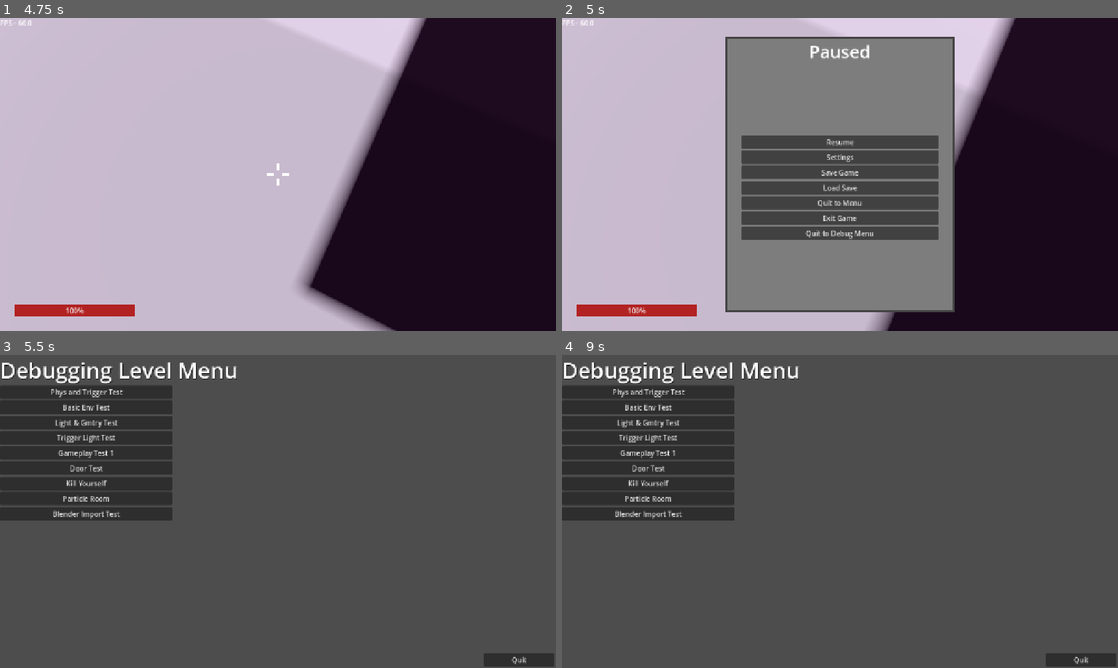
Above: before the commit, frames 1-4 (two rows, left to right).
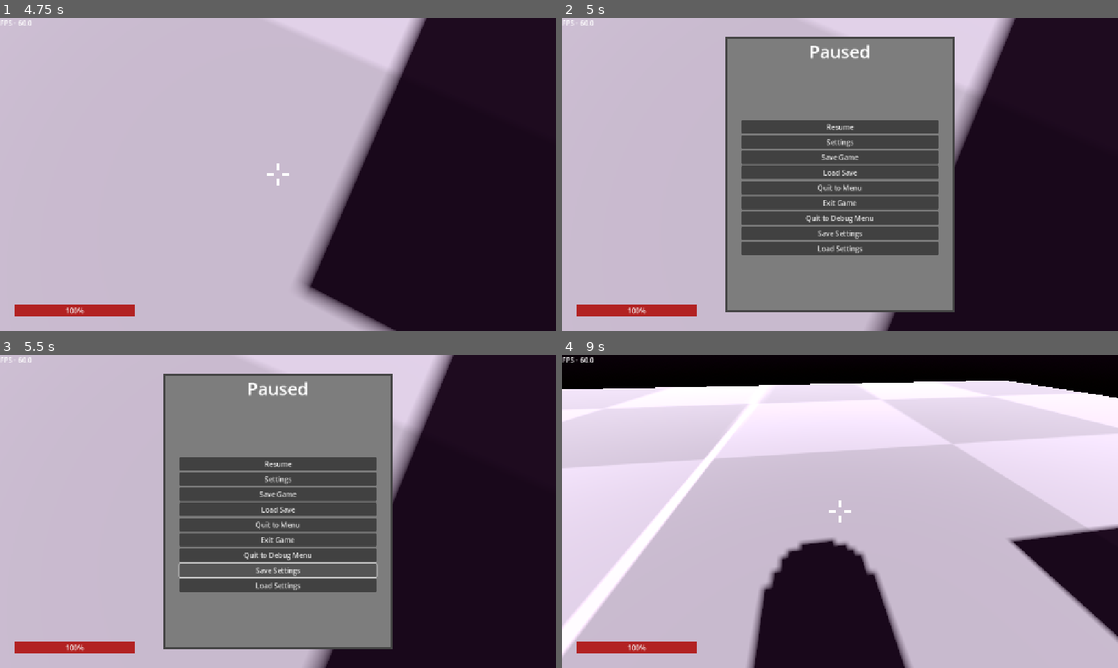
Above: after the commit, the same moments.

Repository: RubberDev/3d-game-test
Game: Godot game, scene res://TitleScreens/DebugTitleScr/DebugTitleScreen.tscn
Same seed, same stepped clock (60 frames per second), same inputs: the game is played once before the commit and once after it. Sound files missing from this copy of the repository are replaced by a short silence.
Inputs (mouse positions are in pixels of both pictures, inside the frame that each line leads up to):
- Up to frame 1 (4.75 s): click "Phys and Trigger Test" at 0.5 s; tap Enter at 1.25 s; move the mouse to (305, 174) at 1.27 s; hold Ctrl (Crouch) 1.28-2.03 s; hold W (Forward) from 1.28 s (still down); tap Space (Jump) at 1.52, 2.27, 3.77, 4.52 s; move the mouse to (250, 174) at 2.02 s; tap F (Flashlight) at 2.1 s; move the mouse to (289, 168) at 2.77 s; tap E (Interact) at 2.85 s; move the mouse to (272, 180) at 3.52 s; tap Alt (Sneak) at 3.6 s; move the mouse to (316, 177) at 4.27 s; hold Shift (Sprint) from 4.28 s (still down)
- Up to frame 2 (5 s): keep holding W (Forward); keep holding Shift (Sprint); tap Escape (Pause) at 4.9 s
- Up to frame 3 (5.5 s): release W (Forward) at 5 s; release Shift (Sprint) at 5 s; click (278, 570) at 5 s, where only the run after the commit has a clickable "Save Settings"
- Up to frame 4 (9 s): click (840, 586) at 5.75 s, where only the run after the commit has a clickable "Load Settings"; click (840, 464) at 6.5 s, where only the run after the commit has a clickable "Resume"; move the mouse to (673, 464) at 7.27 s; hold A (Left) 7.28-8.03 s; tap Ctrl (Crouch) at 7.35 s; tap Space (Jump) at 7.52 s; move the mouse to (867, 511) at 8.02 s; hold S (Back) 8.03-8.78 s; tap F (Flashlight) at 8.1 s; move the mouse to (756, 433) at 8.77 s; hold D (Right) from 8.78 s (still down); tap E (Interact) at 8.85 s

Frame 1 is identical in both runs. In frame 2, 3.6% of the frame differs, in the area x 32-68%, y 32-76%; in frame 3, 85%; in frame 4, 100%, in the area x 0-100%, y 0-100%.

Commit message:
Still working on the auto save settings but it doesn't work cuz why would it want to

Diff:
--- a/Player/Scripts/pause_menu.gd
+++ b/Player/Scripts/pause_menu.gd
@@ -1,10 +1,11 @@
 extends Control
 
-var save_path = "user://settingsInfo.save"
+var save_path = "res://settingsInfo.save"
 
 func _ready() -> void:
 	$MainP.hide()
 	$Settings.hide()
+
 
 # Pausing
 func _input(_event: InputEvent) -> void:
@@ -45,7 +46,13 @@
 func _on_quit_2_debug_pressed() -> void:
 	get_tree().change_scene_to_file("res://TitleScreens/DebugTitleScr/DebugTitleScreen.tscn")
 
+# Save everything in the settings menu (Debug only)
+func _on_save_settings_debug_pressed() -> void:
+	save_info()
 
+# Load everything in the settings menu (Debug only)
+func _on_load_settings_debug_pressed() -> void:
+	load_info()
 
 
 
@@ -105,16 +112,24 @@
 		2:
 			RenderingServer.viewport_set_scaling_3d_mode(get_viewport().get_viewport_rid(), RenderingServer.VIEWPORT_SCALING_3D_MODE_BILINEAR)
 
+var test : int = 10
 
 # NEEDS TO BE FINISHED
 func save_info():
 	var file = FileAccess.open(save_path, FileAccess.WRITE)
+	file.store_var(test)
 	file.store_var(AudioServer.get_bus_volume_db(bus))
 	file.store_var(DisplayServer.window_get_mode())
 	file.store_var(get_viewport().msaa_3d)
 	file.store_var(get_viewport().use_taa)
-	#file.store_var(RenderingServer.)
+	#file.store_var(RenderingServer)
 	#file.store_var(RenderingServer.viewport_scaling)
 
 func load_info():
-	pass
+	if FileAccess.file_exists(save_path):
+		var file = FileAccess.open(save_path, FileAccess.READ)
+		AudioServer.set_bus_volume_db(bus, linear_to_db(file.get_var(AudioServer.get_bus_volume_db(bus))))
+		DisplayServer.window_set_mode(file.get_var(DisplayServer.window_get_mode()))
+
+	else:
+		print("No save file detected")
--- a/Player/UI/pause_menu.tscn
+++ b/Player/UI/pause_menu.tscn
@@ -82,6 +82,14 @@
 layout_mode = 2
 text = "Quit to Debug Menu"
 
+[node name="SaveSettingsDebug" type="Button" parent="MainP/VBoxContainer"]
+layout_mode = 2
+text = "Save Settings"
+
+[node name="LoadSettingsDebug" type="Button" parent="MainP/VBoxContainer"]
+layout_mode = 2
+text = "Load Settings"
+
 [node name="Settings" type="Panel" parent="."]
 visible = false
 layout_mode = 1
@@ -237,6 +245,8 @@
 [connection signal="pressed" from="MainP/VBoxContainer/Settings" to="." method="_on_settings_pressed"]
 [connection signal="pressed" from="MainP/VBoxContainer/Quit" to="." method="_on_quit_pressed"]
 [connection signal="pressed" from="MainP/VBoxContainer/Quit2Debug" to="." method="_on_quit_2_debug_pressed"]
+[connection signal="pressed" from="MainP/VBoxContainer/SaveSettingsDebug" to="." method="_on_save_settings_debug_pressed"]
+[connection signal="pressed" from="MainP/VBoxContainer/LoadSettingsDebug" to="." method="_on_load_settings_debug_pressed"]
 [connection signal="pressed" from="Settings/CloseSettings" to="." method="_on_close_settings_pressed"]
 [connection signal="value_changed" from="Settings/VBoxContainer/Volume" to="." method="_on_volume_value_changed"]
 [connection signal="item_selected" from="Settings/VBoxContainer/WindowModes" to="." method="_on_window_modes_item_selected"]
--- a/project.godot
+++ b/project.godot
@@ -24,7 +24,6 @@
 
 window/size/viewport_width=1280
 window/size/viewport_height=720
-window/size/mode=3
 window/stretch/mode="canvas_items"
 
 [global_group]
Not shown, added: settingsInfo.save
